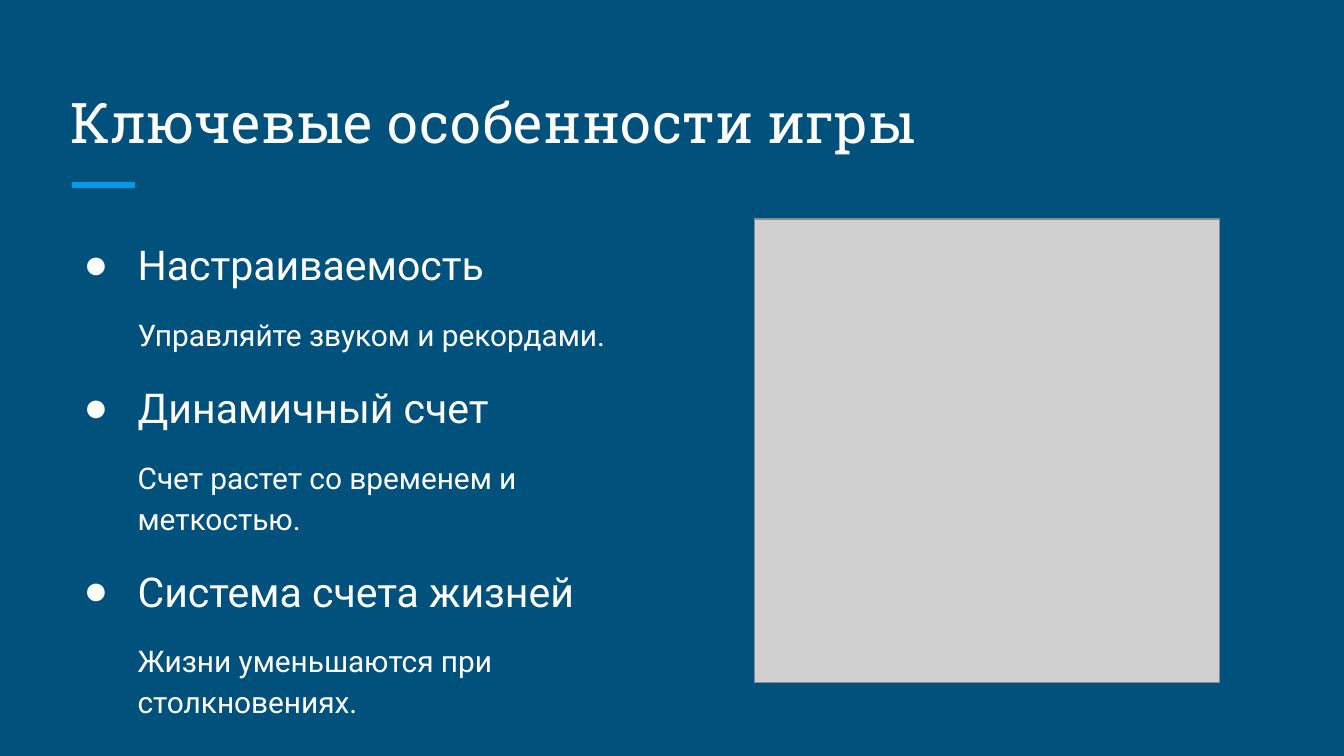
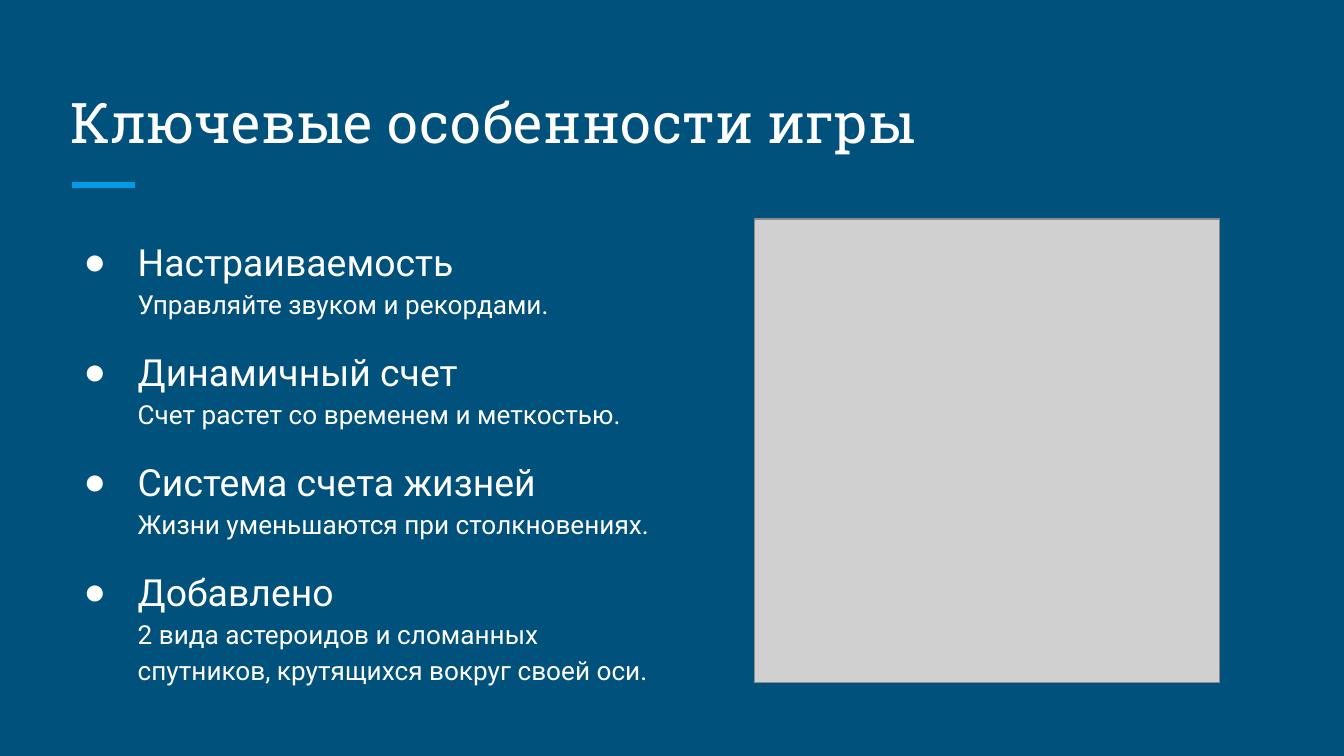
Before and after one commit to yasminaparlak-create/-..., a slide deck: slide 8 of “Space Cleaner” Обзор игры.pptx. Drawn at 1344x756 pixels with LibreOffice and Linux fonts; fonts in the diff are those of the drawing; grey boxes stand for pictures. Boxes give left, top, right and bottom in pixels: in the first picture for what was removed or moved away, otherwise in the second. Text is boxed around its words. In the diff, an @@ line names an element or a change of style, - is before the commit and + after.

```diff
--- a/“Space Cleaner” Обзор игры.pptx
+++ b/“Space Cleaner” Обзор игры.pptx
@@ text at <box>138,249,649,686</box>: text changed; size 16 to 14 pt @@
-● Настраиваемость
-Управляйте звуком и рекордами.
-● Динамичный счет
-Счет растет со временем и меткостью.
-● Система счета жизней
-Жизни уменьшаются при столкновениях.
+● Настраиваемость
+  Управляйте звуком и рекордами.
+● Динамичный счет
+  Счет растет со временем и меткостью.
+● Система счета жизней
+  Жизни уменьшаются при столкновениях.
+● Добавлено
+  2 вида астероидов и сломанных спутников, крутящихся вокруг своей оси.
```
Also in this commit, not shown: 8 other slides changed.
